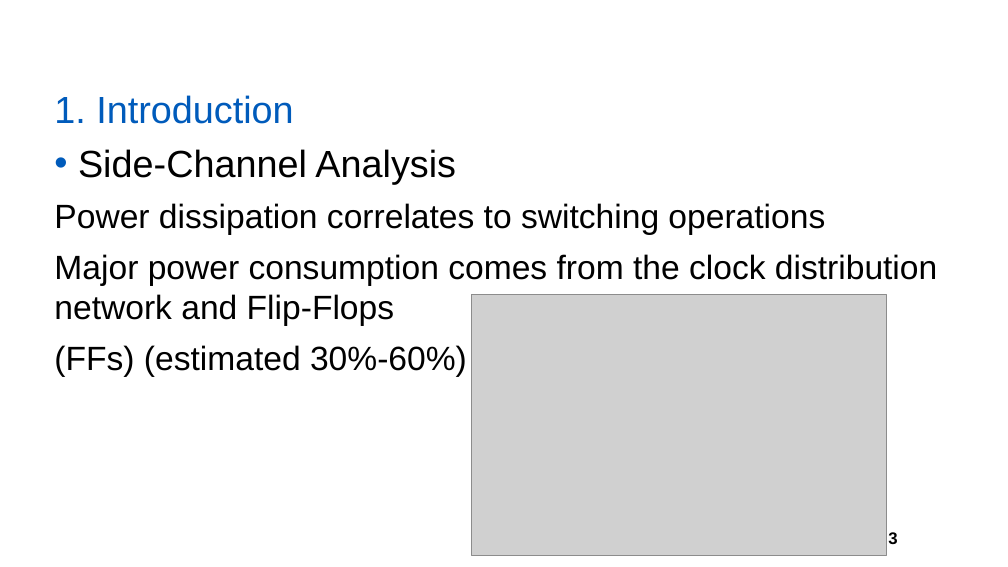
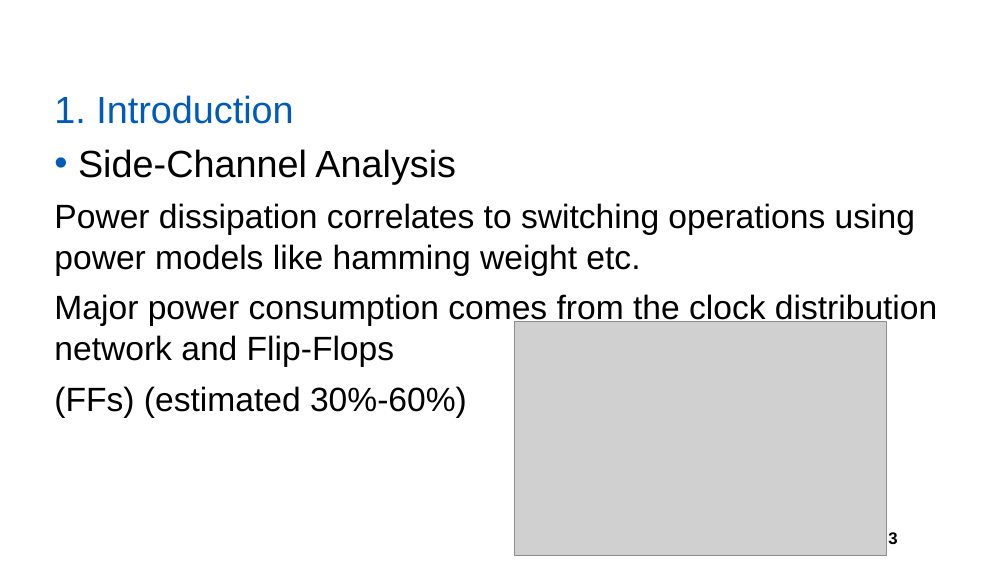
Before and after one commit to yberlin/hello-world, a slide deck: slide 3 of asianhost pre/FPL.pptx. Drawn at 1008x567 pixels with LibreOffice and Linux fonts; fonts in the diff are those of the drawing; grey boxes stand for pictures; background and template pictures are left out. Boxes give left, top, right and bottom in pixels: in the first picture for what was removed or moved away, otherwise in the second. Text is boxed around its words. In the diff, an @@ line names an element or a change of style, - is before the commit and + after.

```diff
--- a/asianhost pre/FPL.pptx
+++ b/asianhost pre/FPL.pptx
@@ text at (54,203,915,276): text changed @@
-Power dissipation correlates to switching operations
+Power dissipation correlates to switching operations using power models like hamming weight etc.
@@ picture: place and size @@
-picture at (472,295,886,556)
+picture at (515,321,886,555)
```
Also in this commit, not shown: 3 other slides changed, 3 slides added.
